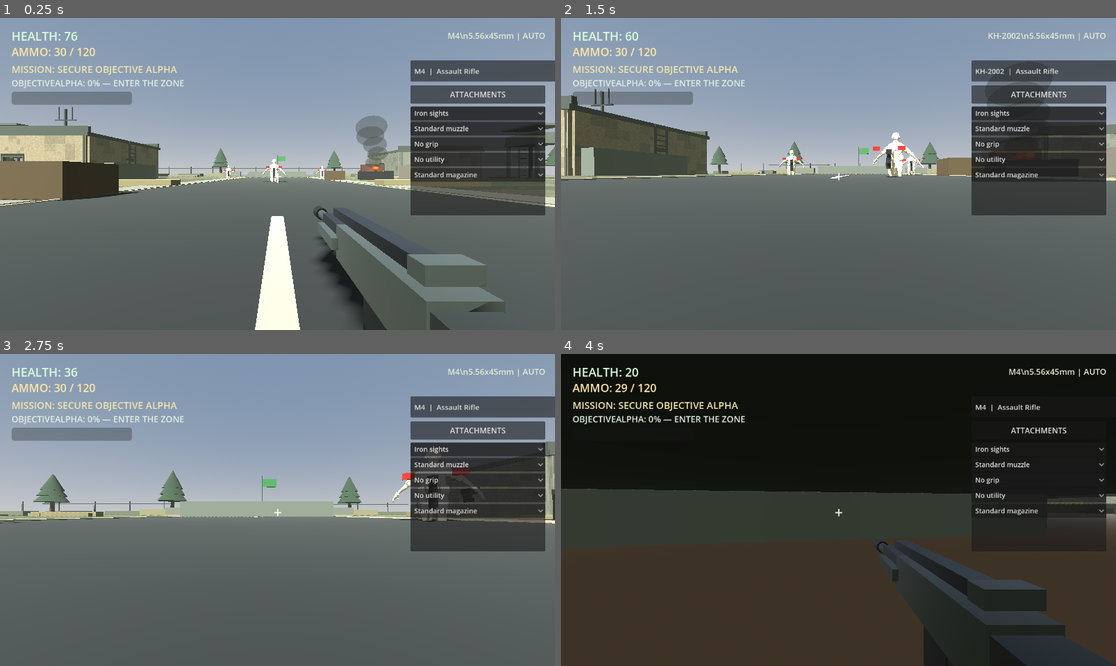
Above: before the commit, frames 1-4 (two rows, left to right).
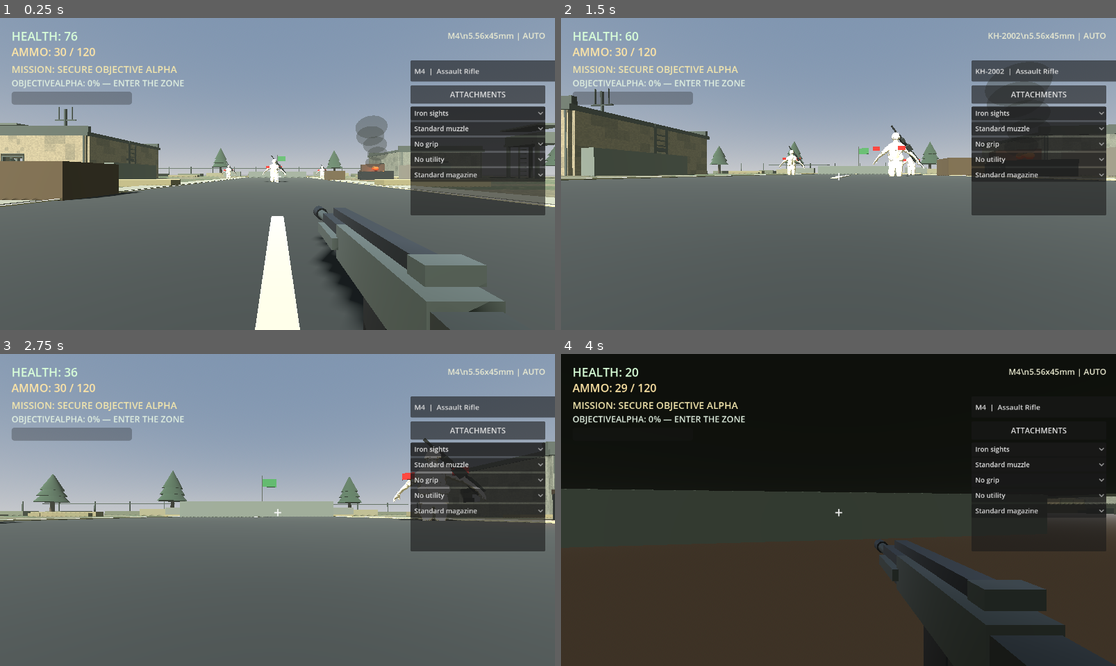
Above: after the commit, the same moments.

Repository: leefortine86-eng/Hunger-For-War
Game: Godot game, scene res://scenes/main.tscn
Same seed, same stepped clock (60 frames per second), same inputs: the game is played once before the commit and once after it.
Inputs (mouse positions are in pixels of both pictures, inside the frame that each line leads up to):
- Up to frame 1 (0.25 s): no input
- Up to frame 2 (1.5 s): tap Enter at 0.5 s; move the mouse to (866, 174) at 0.52 s; hold W (move_forward) from 0.53 s (still down); tap R at 0.6 s; click (866, 174) at 0.67 s; tap Space at 0.77 s; move the mouse to (810, 174) at 1.27 s; tap Q at 1.35 s
- Up to frame 3 (2.75 s): keep holding W (move_forward); tap Space at 1.52 s; move the mouse to (288, 503) at 2.02 s; tap E at 2.1 s
- Up to frame 4 (4 s): keep holding W (move_forward); move the mouse to (832, 516) at 2.77 s; tap Shift at 2.85 s; click (832, 516) at 2.92 s; tap Space at 3.02, 3.77 s; move the mouse to (877, 513) at 3.52 s; hold Ctrl from 3.53 s (still down)

The runs differ from the first frame. In frame 1, less than 0.1% of the frame differs, in the area x 40-59%, y 44-53%; in frame 2, 0.3%; in frame 3, 0.3%, in the area x 0-88%, y 26-55%; in frame 4, nothing differs.

Commit message:
Recognize Bip01 soldier hand and limb bones

Diff:
--- a/scripts/glb_soldier_animator.gd
+++ b/scripts/glb_soldier_animator.gd
@@ -85,17 +85,18 @@
     return ""
 
 func _bone_side(name: String) -> float:
-    if name.ends_with("_l") or name.ends_with(".l") or name.contains("left"):
+    # Support both descriptive names (LeftArm) and common Bip01_L_Arm rigs.
+    if name.contains("left") or name.contains("_l_") or name.ends_with("_l") or name.ends_with(".l"):
         return -1.0
-    if name.ends_with("_r") or name.ends_with(".r") or name.contains("right"):
+    if name.contains("right") or name.contains("_r_") or name.ends_with("_r") or name.ends_with(".r"):
         return 1.0
     return 0.0
 
 func _is_right_hand(name: String) -> bool:
-    return name.contains("righthand") or name.contains("right_hand") or name.ends_with("hand_r") or name.ends_with("hand.r") or name == "hand.r"
+    return name.contains("righthand") or name.contains("right_hand") or name.contains("_r_hand") or name.ends_with("hand_r") or name.ends_with("hand.r") or name == "hand.r"
 
 func _is_left_hand(name: String) -> bool:
-    return name.contains("lefthand") or name.contains("left_hand") or name.ends_with("hand_l") or name.ends_with("hand.l") or name == "hand.l"
+    return name.contains("lefthand") or name.contains("left_hand") or name.contains("_l_hand") or name.ends_with("hand_l") or name.ends_with("hand.l") or name == "hand.l"
 
 func attach_weapon_to_hand(weapon: Node3D) -> void:
     if not is_instance_valid(weapon):
